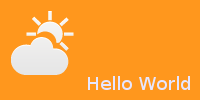
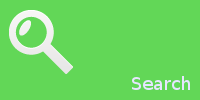
Layers edited between the first and the second 200 × 100 image:
moved "image" above "margin", painted on it over [9, 10, 74, 75]
painted on "margin" over [0, 0, 200, 100]
painted on "name" over [88, 76, 190, 90]
painted on "background" over [0, 0, 200, 100]
